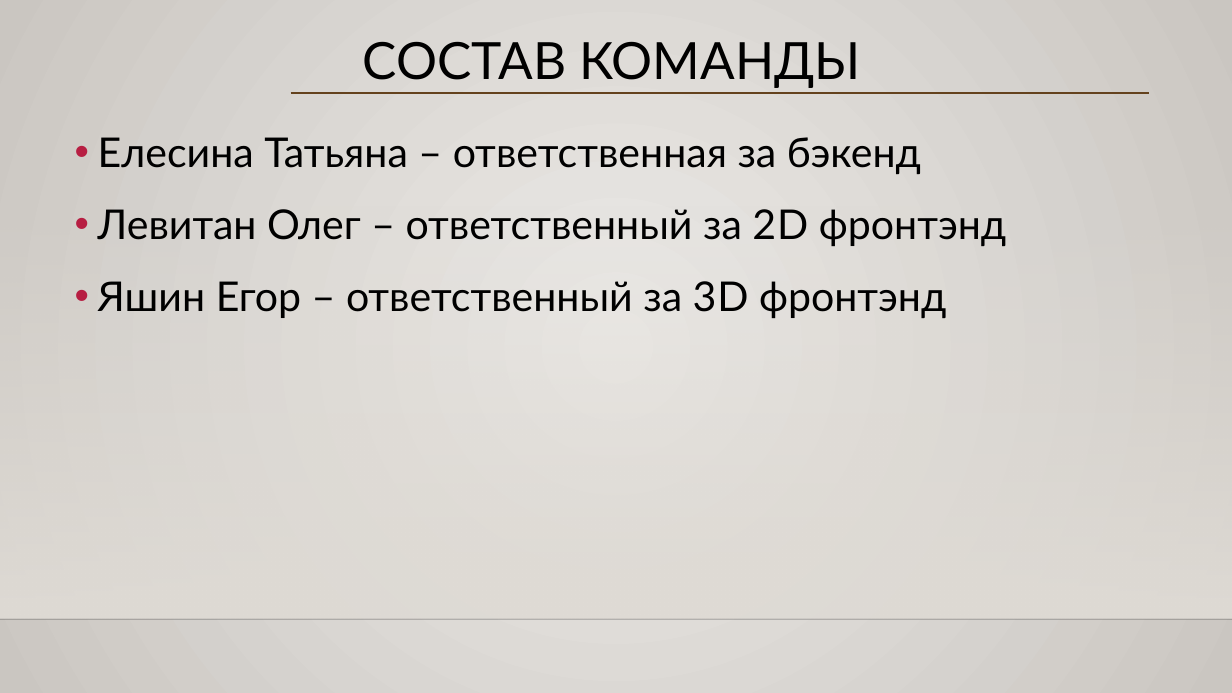
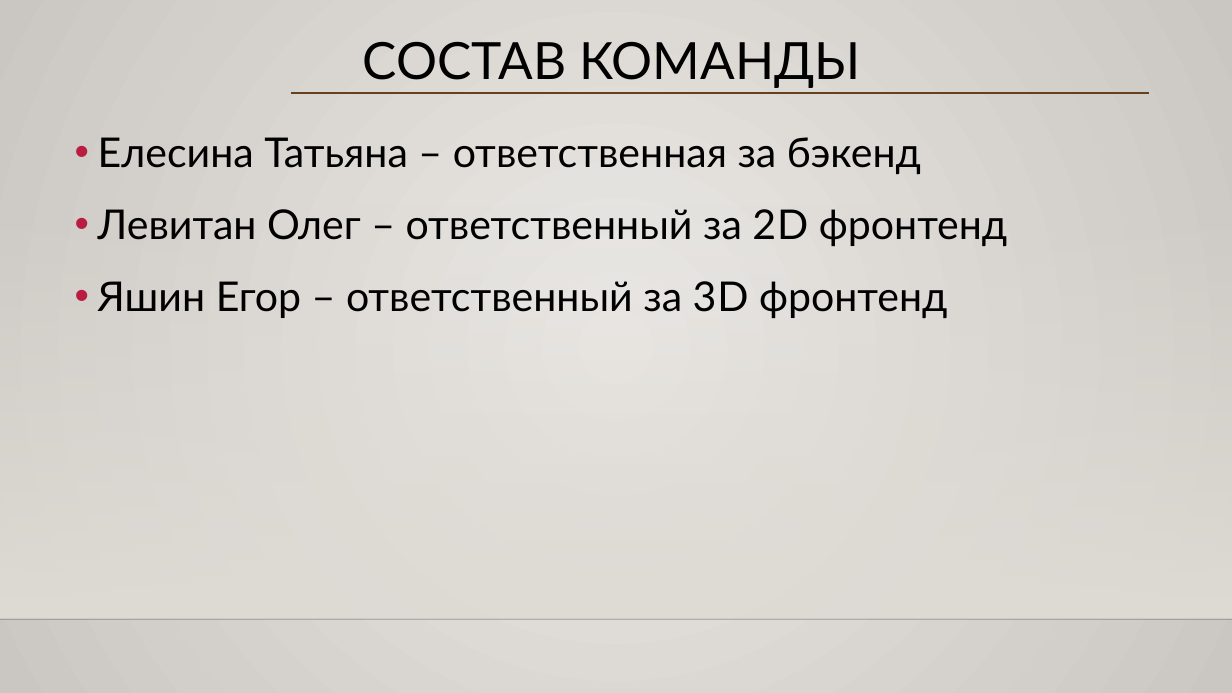
Before and after one commit to izzager/UntitledOrganizerApp, a slide deck: slide 8 of Otchyot_7_11-28_11.pptx (slide 9 before the commit). Drawn at 1232x693 pixels with LibreOffice and Linux fonts; fonts in the diff are those of the drawing; background and template pictures are left out. Boxes give left, top, right and bottom in pixels: in the first picture for what was removed or moved away, otherwise in the second. Text is boxed around its words. In the diff, an @@ line names an element or a change of style, - is before the commit and + after.

```diff
--- a/Otchyot_7_11-28_11.pptx
+++ b/Otchyot_7_11-28_11.pptx
@@ text at box(98, 209, 1007, 318): text changed @@
-• Левитан Олег – ответственный за 2D фронтэнд
-• Яшин Егор – ответственный за 3D фронтэнд
+• Левитан Олег – ответственный за 2D фронтенд
+• Яшин Егор – ответственный за 3D фронтенд
```
Also in this commit, not shown: 1 other slide changed, 1 slide removed.
